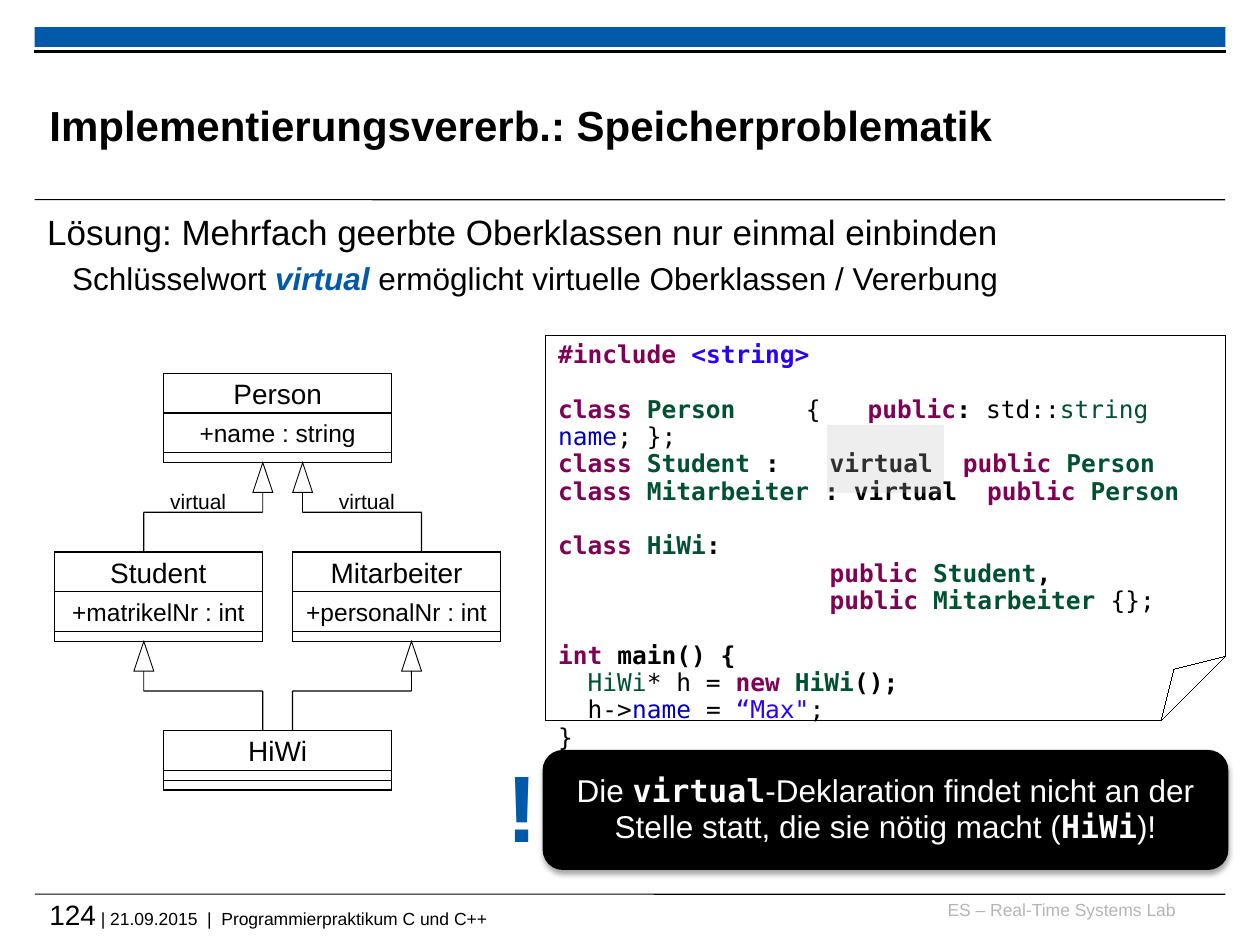
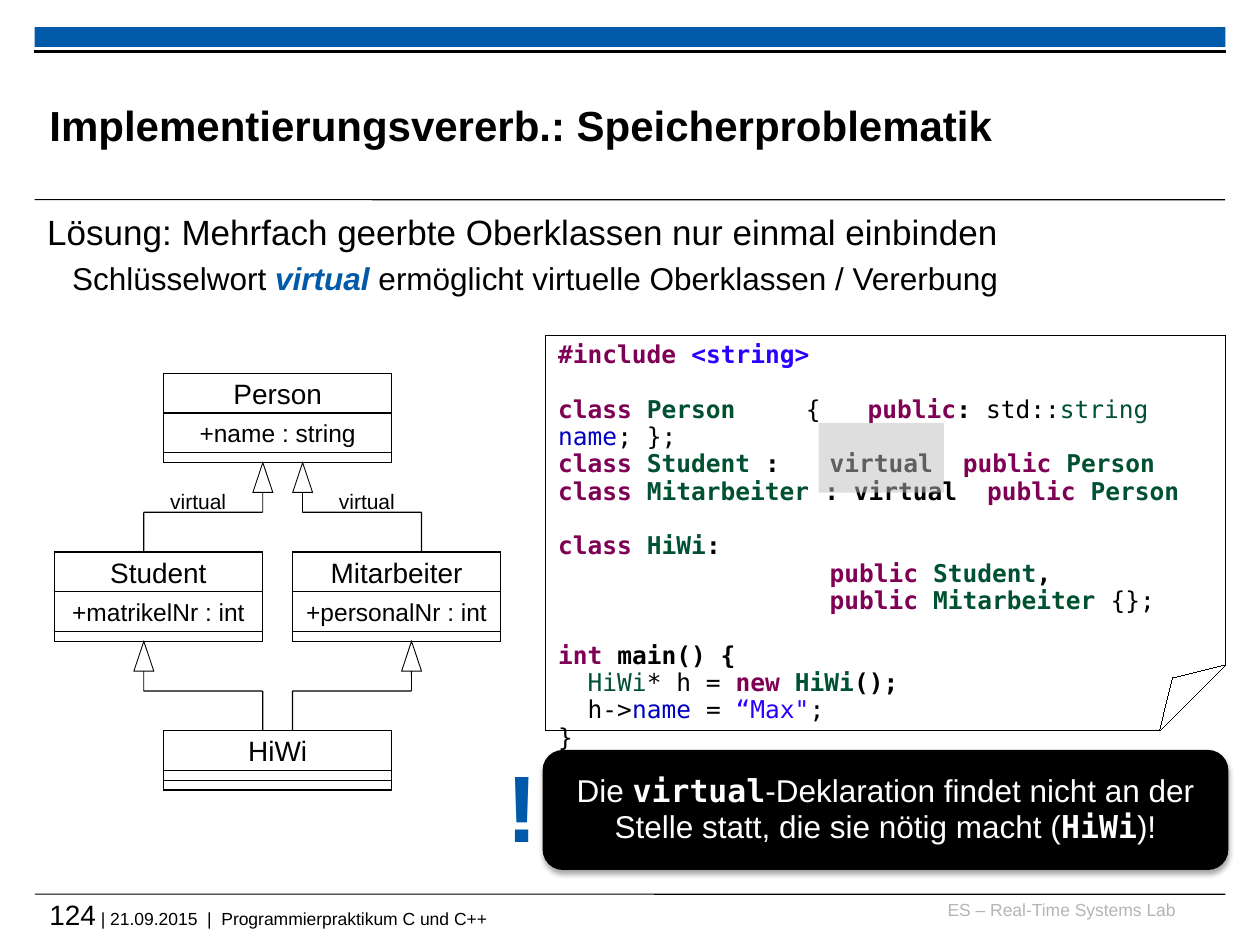
Before and after one commit to h82k/tud-cppp, a slide deck: slide 124 of cppp_lecture.pptx. Drawn at 1260x945 pixels with LibreOffice and Linux fonts; fonts in the diff are those of the drawing; background and template pictures are left out. Boxes give left, top, right and bottom in pixels: in the first picture for what was removed or moved away, otherwise in the second. Text is boxed around its words. In the diff, an @@ line names an element or a change of style, - is before the commit and + after.

```diff
--- a/cppp_lecture.pptx
+++ b/cppp_lecture.pptx
@@ folded corner "#include <string>": place and size @@
-folded corner "#include <string>" at box(546, 335, 1225, 721)
+folded corner "#include <string>" at box(546, 335, 1225, 731)
@@ rectangle: place and size @@
-rectangle at box(827, 425, 944, 493)
+rectangle at box(819, 423, 945, 494)
@@ rectangle at box(819, 423, 945, 494): fill #BFBFBF at 25% opacity to #BFBFBF at 50% opacity @@
```
Also in this commit, not shown: 5 other slides changed, 1 slide added, 2 slides removed, 1 other file.
